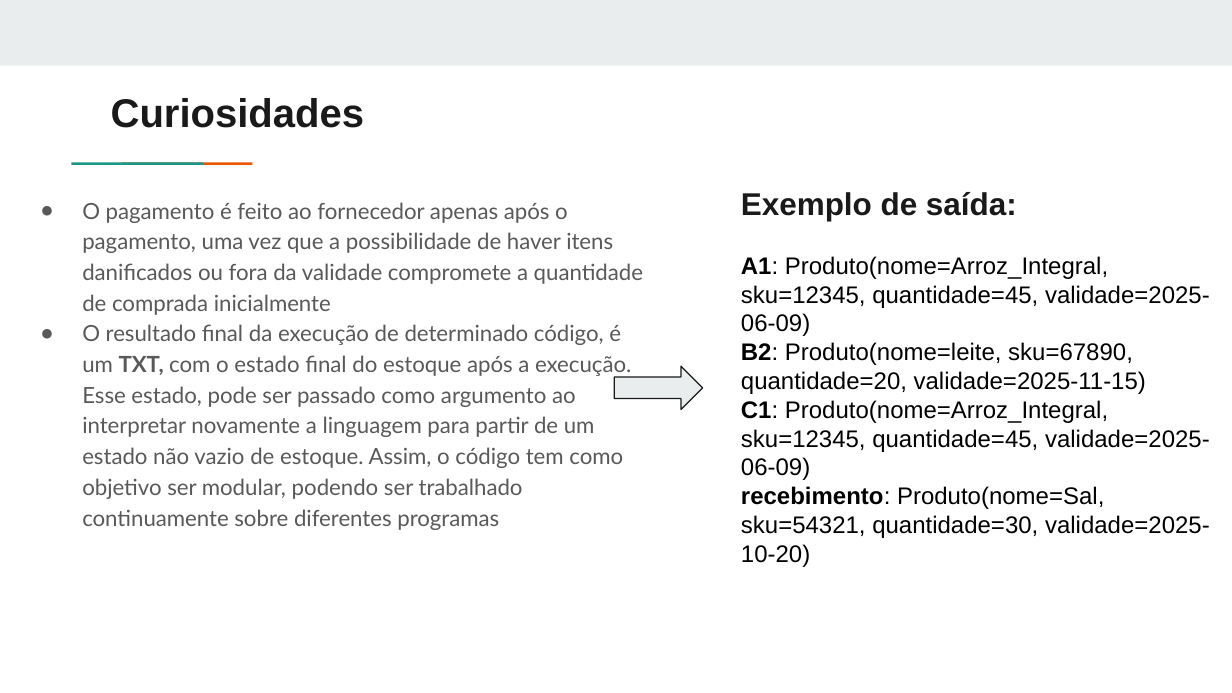
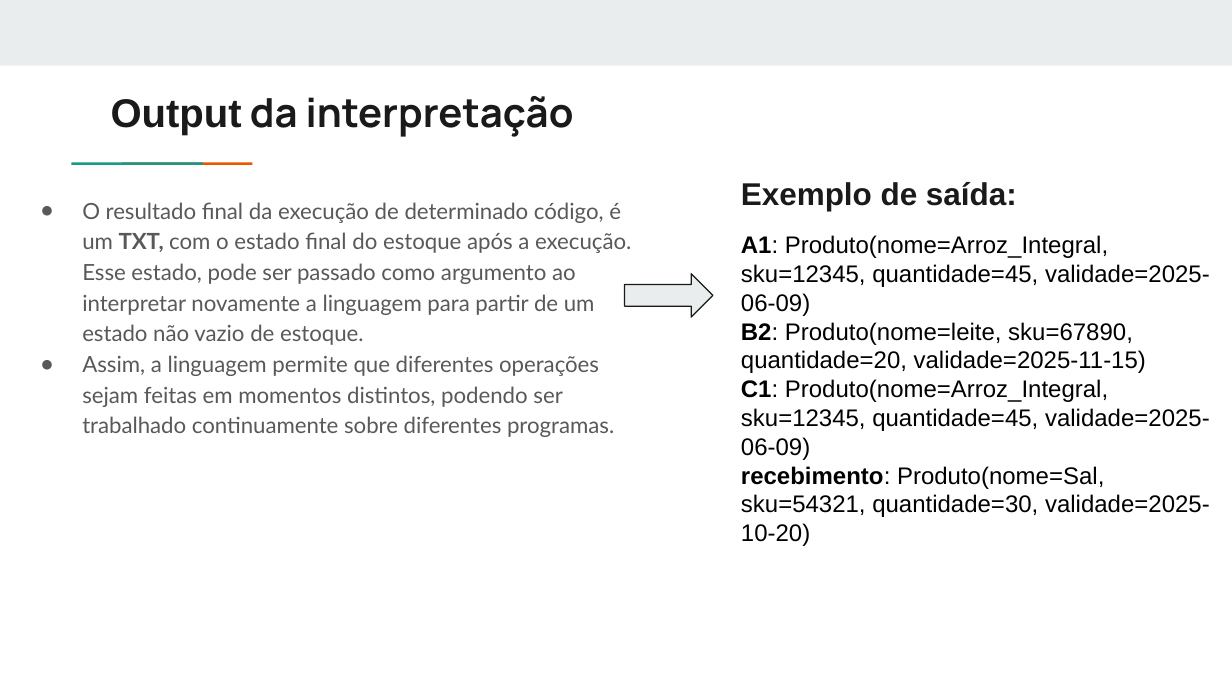
Before and after one commit to devluisrodrigues/projetologcomp, a slide deck: slide 11 of Linguagem de controle de estoque.pptx (slide 12 before the commit). Drawn at 1232x693 pixels with LibreOffice and Linux fonts; fonts in the diff are those of the drawing. Boxes give left, top, right and bottom in pixels: in the first picture for what was removed or moved away, otherwise in the second. Text is boxed around its words. In the diff, an @@ line names an element or a change of style, - is before the commit and + after.

```diff
--- a/Linguagem de controle de estoque.pptx
+++ b/Linguagem de controle de estoque.pptx
@@ title at (x1=111, y1=96, x2=574, y2=137): text changed; font Arial to Manrope @@
-Curiosidades
+Output da interpretação
@@ title "Exemplo de saída:" moved from (x1=741, y1=192, x2=1017, y2=221) to (x1=741, y1=182, x2=1017, y2=211) @@
@@ text at (x1=82, y1=202, x2=631, y2=437): text changed @@
-● O pagamento é feito ao fornecedor apenas após o pagamento, uma vez que a possibilidade de haver itens danificados ou fora da validade compromete a quantidade de comprada inicialmente
-● O resultado final da execução de determinado código, é um TXT, com o estado final do estoque após a execução. Esse estado, pode ser passado como argumento ao interpretar novamente a linguagem para partir de um estado não vazio de estoque. Assim, o código tem como objetivo ser modular, podendo ser trabalhado continuamente sobre diferentes programas
+● O resultado final da execução de determinado código, é um TXT, com o estado final do estoque após a execução. Esse estado, pode ser passado como argumento ao interpretar novamente a linguagem para partir de um estado não vazio de estoque.
+● Assim, a linguagem permite que diferentes operações sejam feitas em momentos distintos, podendo ser trabalhado continuamente sobre diferentes programas.
@@ text "A1: Produto(nome=Arroz_Integral, sku=12345, quantidade=45, v ..." moved from (x1=741, y1=256, x2=1210, y2=567) to (x1=741, y1=235, x2=1210, y2=546) @@
@@ right arrow moved from (x1=615, y1=366, x2=703, y2=409) to (x1=625, y1=274, x2=713, y2=317) @@
```
Also in this commit, not shown: 1 other slide changed, 1 slide added, 1 slide removed, 5 other files.
